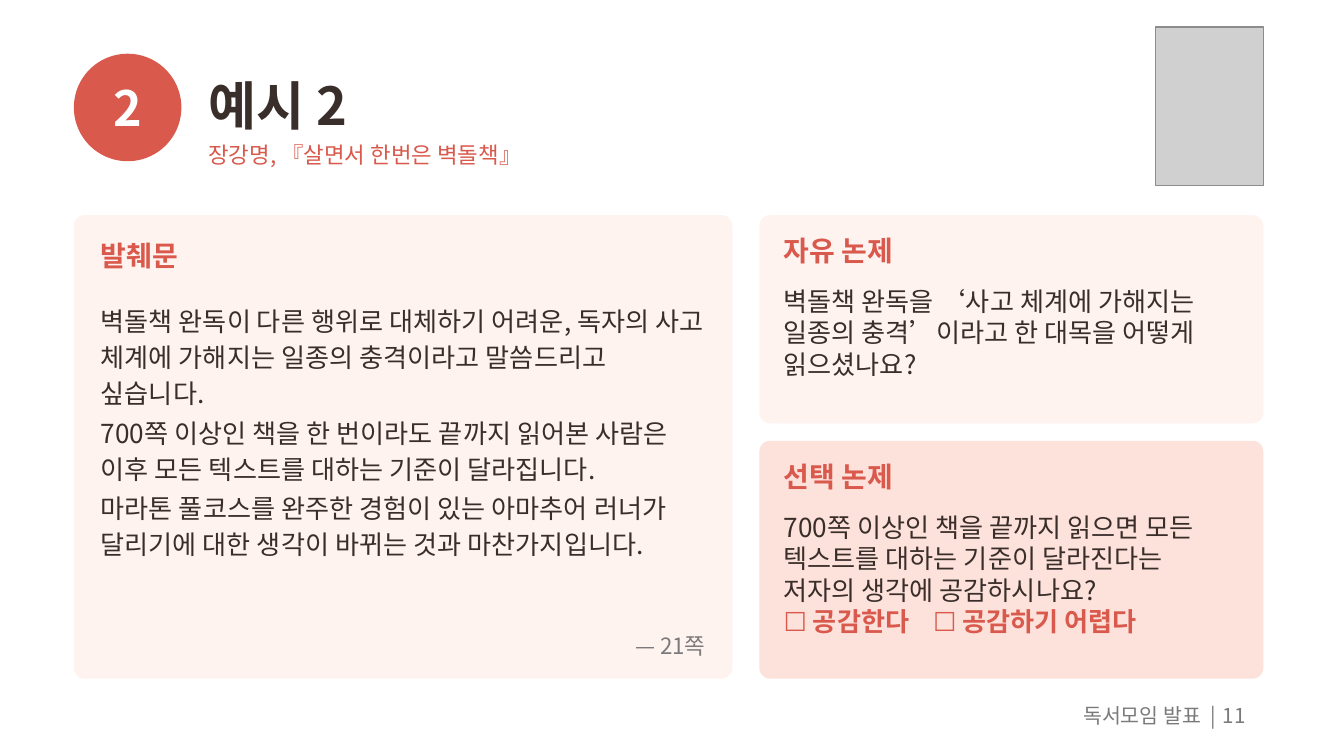
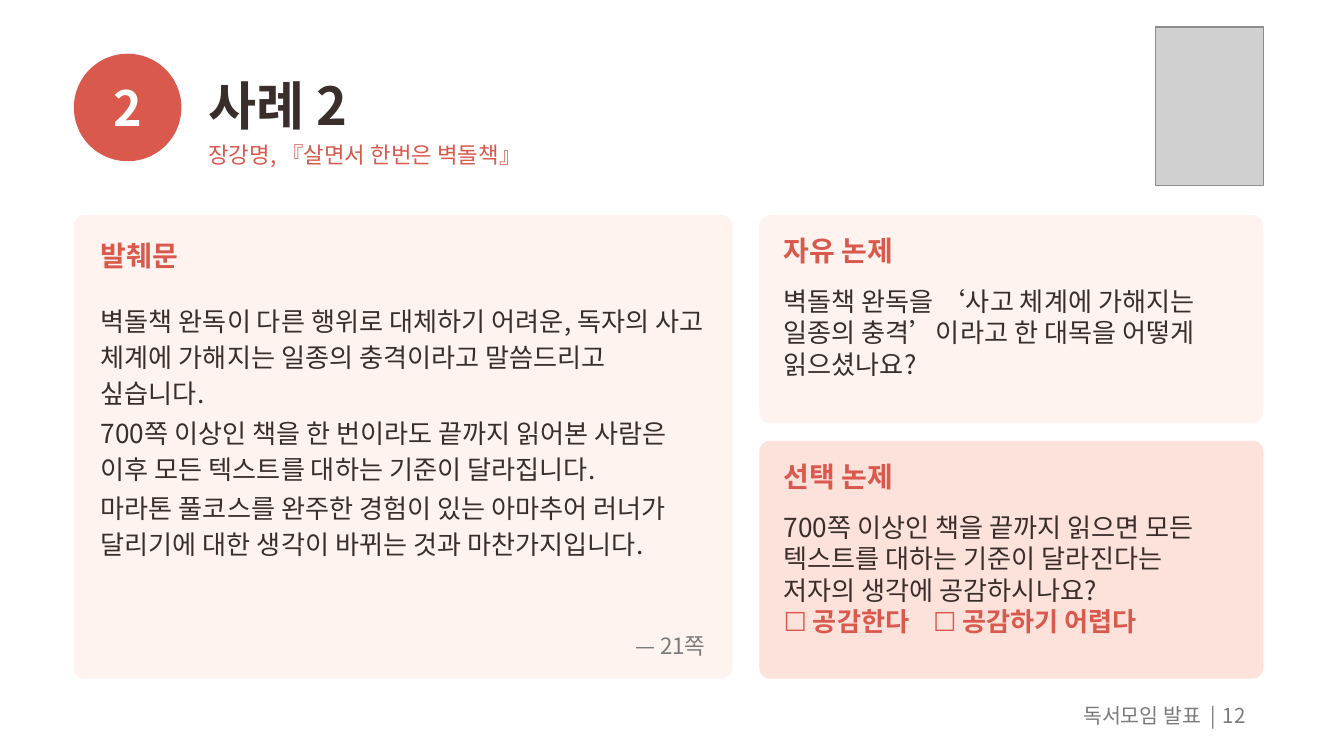
Before and after one commit to outis-books/bookclub, a slide deck: slide 12 of question-reading/question-reading.pptx (slide 11 before the commit). Drawn at 1344x756 pixels with LibreOffice and Linux fonts; fonts in the diff are those of the drawing; grey boxes stand for pictures. Boxes give left, top, right and bottom in pixels: in the first picture for what was removed or moved away, otherwise in the second. Text is boxed around its words. In the diff, an @@ line names an element or a change of style, - is before the commit and + after.

```diff
--- a/question-reading/question-reading.pptx
+++ b/question-reading/question-reading.pptx
@@ title at [208, 81, 347, 130]: text changed @@
-예시 2
+사례 2
@@ page number at [1223, 708, 1246, 723]: text changed @@
-11
+12
```
Also in this commit, not shown: 6 other slides changed, 1 slide added, 10 other files.
